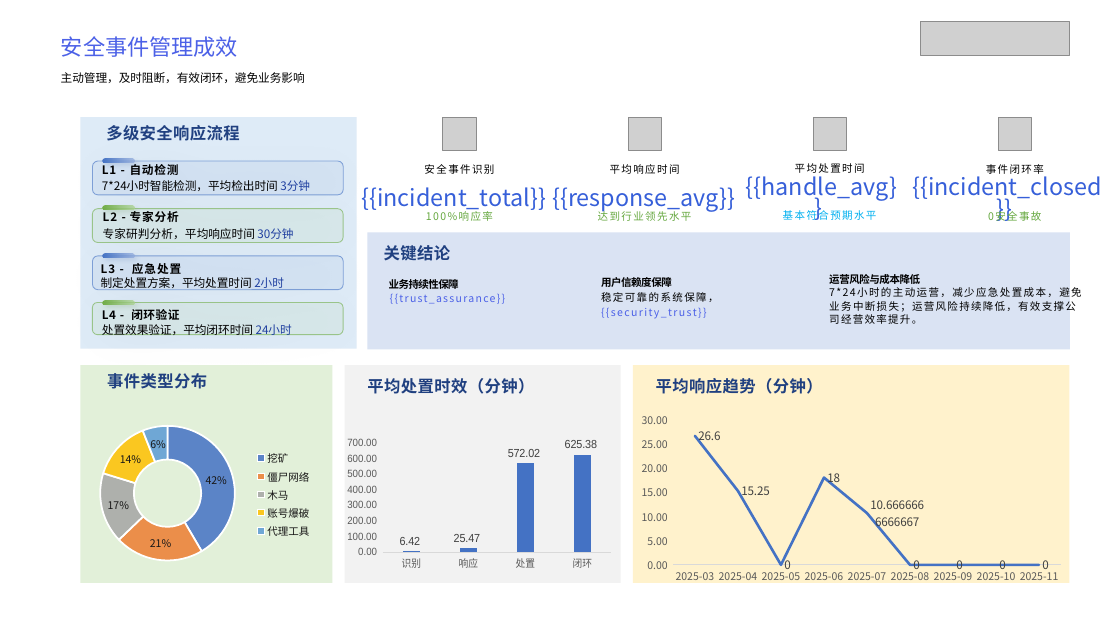
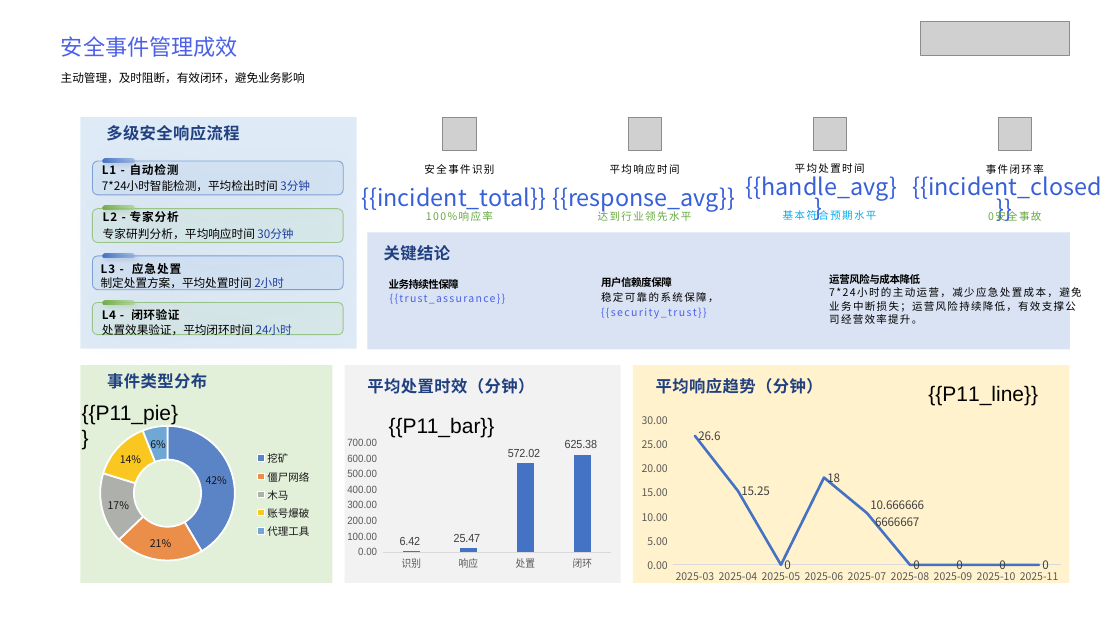
Before and after one commit to Xupai2022/report-generation, a slide deck: slide 11 of mss_ai_ppt_sample_assets/backend/data/templates/经典模板.pptx. Drawn at 1120x630 pixels with LibreOffice and Linux fonts; fonts in the diff are those of the drawing; grey boxes stand for pictures. Boxes give left, top, right and bottom in pixels: in the first picture for what was removed or moved away, otherwise in the second. Text is boxed around its words. In the diff, an @@ line names an element or a change of style, - is before the commit and + after.

```diff
--- a/mss_ai_ppt_sample_assets/backend/data/templates/经典模板.pptx
+++ b/mss_ai_ppt_sample_assets/backend/data/templates/经典模板.pptx
@@ text added at <box>928,385,1038,405</box>, 18 pt, text #000000 @@
+{{P11_line}}
@@ text added at <box>82,404,178,424</box>, 18 pt, text #000000 @@
+{{P11_pie}}
@@ text added at <box>389,417,495,438</box>, 18 pt, text #000000 @@
+{{P11_bar}}
```
Also in this commit, not shown: 6 other slides changed, 18 other files.
